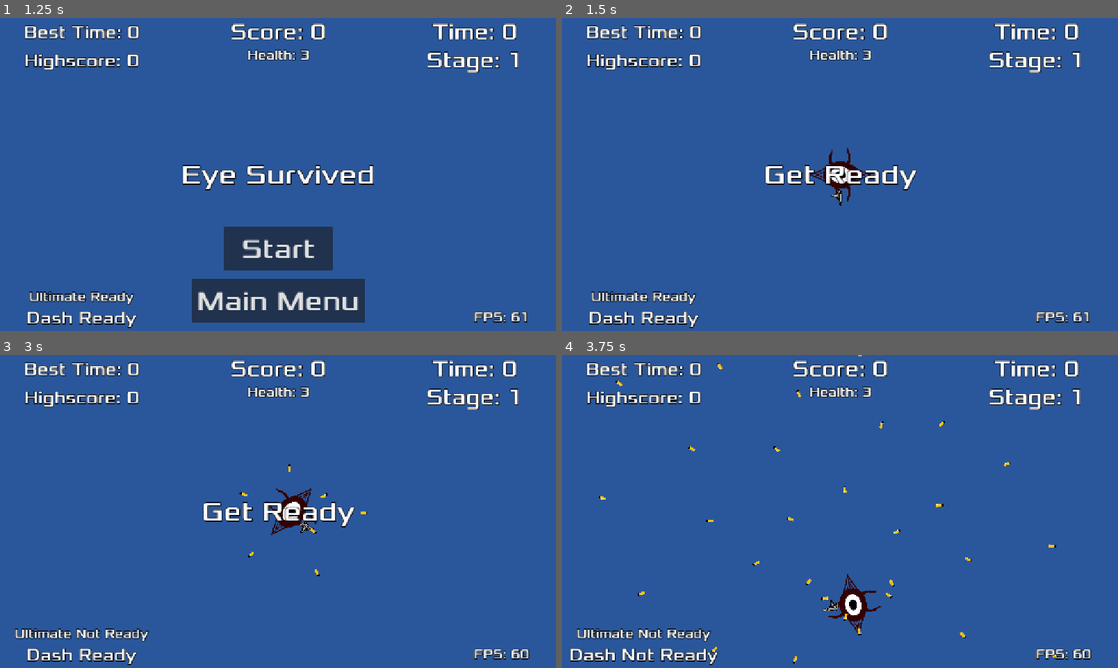
Above: before the commit, frames 1-4 (two rows, left to right).
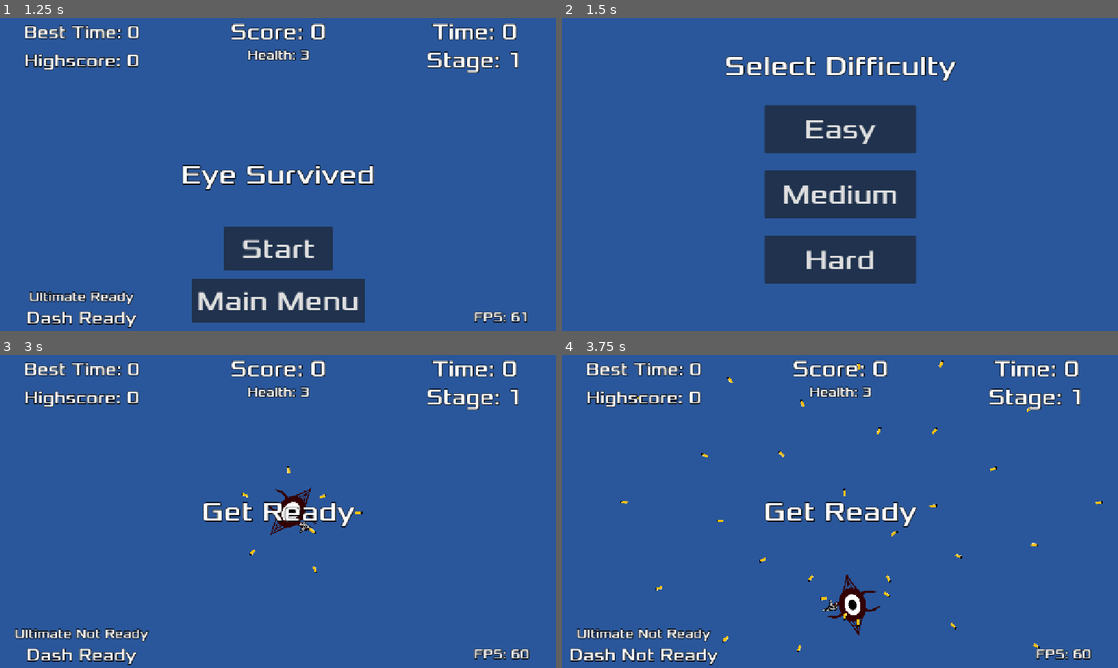
Above: after the commit, the same moments.

Repository: TacticalVortex/Eye-Survived
Game: Godot game, scene res://main.tscn
The game is run twice, just before and just after one commit, with the same random seed, the same clock (stepped at 60 frames per second) and the same inputs. Video files are missing from this copy of the repository; at most half a second of black plays in their place.
Inputs (mouse positions are in pixels of both pictures, inside the frame that each line leads up to):
- Up to frame 1 (1.25 s): click "Game" at 0.5 s
- Up to frame 2 (1.5 s): click "Start" at 1.25 s
- Up to frame 3 (3 s): click (278, 530) at 2 s, where only the run after the commit has a clickable "Medium"; tap Enter at 2.75 s; move the mouse to (400, 495) at 2.77 s; hold D (move_right) from 2.78 s (still down); tap Space (ultimate) at 2.85 s; click (400, 495) at 2.92 s
- Up to frame 4 (3.75 s): move the mouse to (728, 527) at 3.52 s; release D (move_right) at 3.53 s; hold S (move_down) from 3.53 s (still down); tap Shift (dash) at 3.6 s

Frame 1 is identical in both runs. In frame 2, 18% of the frame differs, in the area x 4-95%, y 1-100%; in frame 3, 0.3%; in frame 4, 1.9%.

Commit message:
Added difficulty setting
Added a difficulty setting which you choose whenever you start a run. The harder the difficulty, the slower the movement and bullet velocity, and the faster the enemy movement speed at later stages. Still plan to add different settings depending on the difficulty.

Diff:
--- /dev/null
+++ b/eye-survived/difficulty.gd
@@ -0,0 +1,23 @@
+extends CanvasLayer
+
+signal start_game
+
+# Called when the node enters the scene tree for the first time.
+func _ready() -> void:
+	pass
+
+# Called every frame. 'delta' is the elapsed time since the previous frame.
+func _process(_delta: float) -> void:
+	pass
+
+func _on_easy_button_pressed() -> void:
+	Global.difficulty = 0
+	start_game.emit()
+
+func _on_medium_button_pressed() -> void:
+	Global.difficulty = 1
+	start_game.emit()
+
+func _on_hard_button_pressed() -> void:
+	Global.difficulty = 3
+	start_game.emit()
--- /dev/null
+++ b/eye-survived/difficulty.tscn
@@ -0,0 +1,85 @@
+[gd_scene load_steps=5 format=3 uid="uid://vkyhkd0gsxd2"]
+
+[ext_resource type="Script" uid="uid://dvp86i8do3nwx" path="res://difficulty.gd" id="1_ydaci"]
+[ext_resource type="FontFile" uid="uid://d3xret8asdeg6" path="res://fonts/Xolonium-Regular.ttf" id="2_oy530"]
+
+[sub_resource type="InputEventAction" id="InputEventAction_mae5d"]
+action = &"start_game"
+
+[sub_resource type="Shortcut" id="Shortcut_4hy44"]
+events = [SubResource("InputEventAction_mae5d")]
+
+[node name="Difficulty" type="CanvasLayer"]
+process_mode = 3
+script = ExtResource("1_ydaci")
+
+[node name="DifficultyLabel" type="Label" parent="."]
+anchors_preset = 5
+anchor_left = 0.5
+anchor_right = 0.5
+offset_left = -275.0
+offset_top = 35.0
+offset_right = 275.0
+offset_bottom = 185.0
+grow_horizontal = 2
+theme_override_colors/font_shadow_color = Color(0, 0, 0, 1)
+theme_override_colors/font_outline_color = Color(0, 0, 0, 1)
+theme_override_constants/outline_size = 5
+theme_override_fonts/font = ExtResource("2_oy530")
+theme_override_font_sizes/font_size = 64
+text = "Select Difficulty"
+horizontal_alignment = 1
+vertical_alignment = 1
+
+[node name="EasyButton" type="Button" parent="."]
+anchors_preset = 8
+anchor_left = 0.5
+anchor_top = 0.5
+anchor_right = 0.5
+anchor_bottom = 0.5
+offset_left = -175.0
+offset_top = -160.0
+offset_right = 175.0
+offset_bottom = -50.0
+grow_horizontal = 2
+grow_vertical = 2
+theme_override_fonts/font = ExtResource("2_oy530")
+theme_override_font_sizes/font_size = 64
+shortcut = SubResource("Shortcut_4hy44")
+text = "Easy"
+
+[node name="MediumButton" type="Button" parent="."]
+anchors_preset = 8
+anchor_left = 0.5
+anchor_top = 0.5
+anchor_right = 0.5
+anchor_bottom = 0.5
+offset_left = -175.0
+offset_top = -10.0
+offset_right = 175.0
+offset_bottom = 100.0
+grow_horizontal = 2
+grow_vertical = 2
+theme_override_fonts/font = ExtResource("2_oy530")
+theme_override_font_sizes/font_size = 64
+text = "Medium"
+
+[node name="HardButton" type="Button" parent="."]
+anchors_preset = 8
+anchor_left = 0.5
+anchor_top = 0.5
+anchor_right = 0.5
+anchor_bottom = 0.5
+offset_left = -175.0
+offset_top = 140.0
+offset_right = 175.0
+offset_bottom = 250.0
+grow_horizontal = 2
+grow_vertical = 2
+theme_override_fonts/font = ExtResource("2_oy530")
+theme_override_font_sizes/font_size = 64
+text = "Hard"
+
+[connection signal="pressed" from="EasyButton" to="." method="_on_easy_button_pressed"]
+[connection signal="pressed" from="MediumButton" to="." method="_on_medium_button_pressed"]
+[connection signal="pressed" from="HardButton" to="." method="_on_hard_button_pressed"]
--- a/eye-survived/global.gd
+++ b/eye-survived/global.gd
@@ -66,6 +66,9 @@
 # Global variable for easter egg 1
 var easter_egg_1 = false
 
+# Global variable for difficulty
+var difficulty = 0
+
 # Called when the node enters the scene tree for the first time.
 func _ready() -> void:
 	pass # Replace with function body.
--- a/eye-survived/hud.gd
+++ b/eye-survived/hud.gd
@@ -8,6 +8,7 @@
 func _ready() -> void:
 	$BestTimeLabel.text = "Best Time: " + str(Global.best_time)
 	$HighScoreLabel.text = "Highscore: " + str(Global.highscore)
+	$Difficulty.hide()
 
 # Called every frame. 'delta' is the elapsed time since the previous frame.
 func _process(_delta: float) -> void:
@@ -77,10 +78,25 @@
 func _on_start_button_pressed():
 	$StartButton.hide()
 	$MenuButton.hide()
-	start_game.emit()
+	for labels in self.get_children():
+		if labels is Label:
+			labels.hide()
+	$Difficulty.show()
 
 func _on_message_timer_timeout():
 	$Message.hide()
 
 func _on_menu_button_pressed():
 	main_menu.emit()
+
+func game_start():
+	$Difficulty.hide()
+	for labels in self.get_children():
+		if labels is Label:
+			labels.show()
+	if !Global.highscore_visible:
+		$HighScoreLabel.hide()
+		$BestTimeLabel.hide()
+	if !Global.fps_visible:
+		$FPSLabel.hide()
+	start_game.emit()
--- a/eye-survived/hud.tscn
+++ b/eye-survived/hud.tscn
@@ -1,7 +1,8 @@
-[gd_scene load_steps=5 format=3 uid="uid://de3l5t86ejwcd"]
+[gd_scene load_steps=6 format=3 uid="uid://de3l5t86ejwcd"]
 
 [ext_resource type="Script" uid="uid://deo4c40mpfued" path="res://hud.gd" id="1_54riv"]
 [ext_resource type="FontFile" uid="uid://d3xret8asdeg6" path="res://fonts/Xolonium-Regular.ttf" id="1_ftl2u"]
+[ext_resource type="PackedScene" uid="uid://vkyhkd0gsxd2" path="res://difficulty.tscn" id="3_8sq4i"]
 
 [sub_resource type="InputEventAction" id="InputEventAction_1ya0t"]
 action = &"start_game"
@@ -210,10 +211,13 @@
 theme_override_font_sizes/font_size = 64
 text = "Main Menu"
 
+[node name="Difficulty" parent="." instance=ExtResource("3_8sq4i")]
+
 [node name="MessageTimer" type="Timer" parent="."]
 wait_time = 2.0
 one_shot = true
 
 [connection signal="pressed" from="StartButton" to="." method="_on_start_button_pressed"]
 [connection signal="pressed" from="MenuButton" to="." method="_on_menu_button_pressed"]
+[connection signal="start_game" from="Difficulty" to="." method="game_start"]
 [connection signal="timeout" from="MessageTimer" to="." method="_on_message_timer_timeout"]
--- a/eye-survived/main.gd
+++ b/eye-survived/main.gd
@@ -80,9 +80,9 @@
 			# Choose the velocity for the mob.
 			var speed = randf_range(150.0, 250.0)
 			if time > 45:
-				speed *= 1 + (0.05 * Global.stage)
+				speed *= 1 + (0.05 * Global.stage * Global.difficulty)
 			elif time > 15:
-				speed *= 1 + (0.02 * Global.stage)
+				speed *= 1 + (0.02 * Global.stage * Global.difficulty)
 			mob.linear_velocity = direction_vector * speed
 
 			if mob.is_in_group("boss"):
--- a/eye-survived/player.gd
+++ b/eye-survived/player.gd
@@ -4,7 +4,7 @@
 
 @export var speed = 450
 @export var bullet_speed = 1000
-@export var fire_rate = 0.5
+@export var fire_rate = 0.4
 
 var screen_size
 var bullet = preload("res://bullet.tscn")
@@ -184,6 +184,10 @@
 	Global.ult_cooldown = true
 	Global.dash_cooldown = true
 	$CollisionShape2D.disabled = false
+	speed -= (25 * Global.difficulty)
+	bullet_speed -= (100 * Global.difficulty)
+	if Global.difficulty == 3:
+		Global.health -= 1
 
 func increase_fire_rate():
 	if fire_rate >= 0.08:
Not shown, added: eye-survived/difficulty.gd.uid
Not shown: 1 places in eye-survived/menu.tscn that only renumber resources
